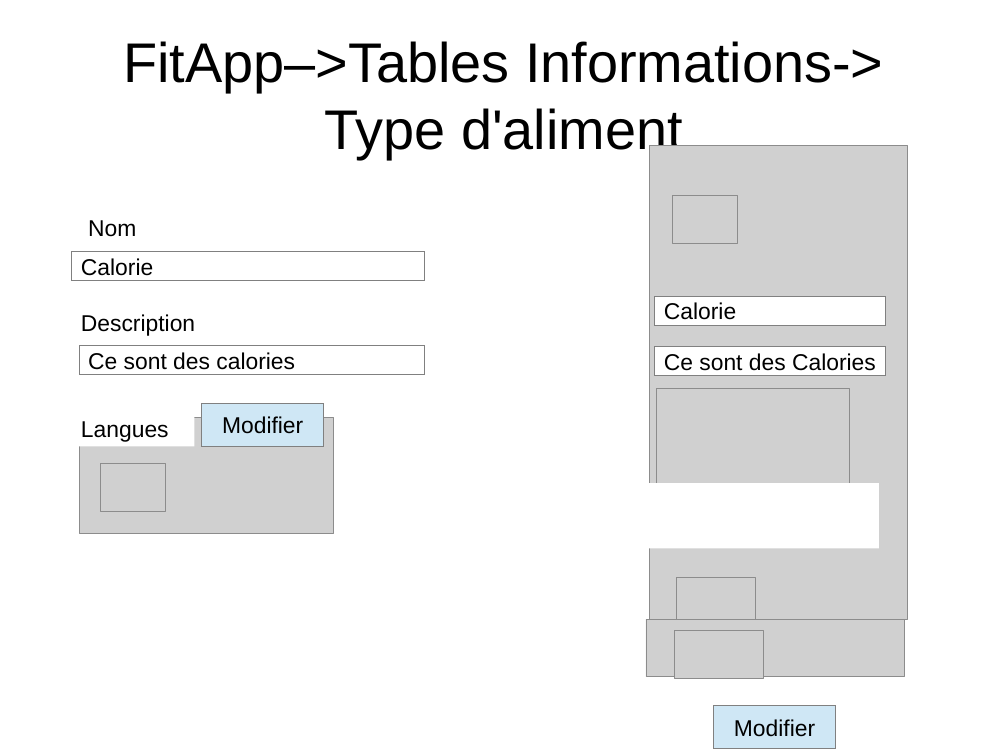
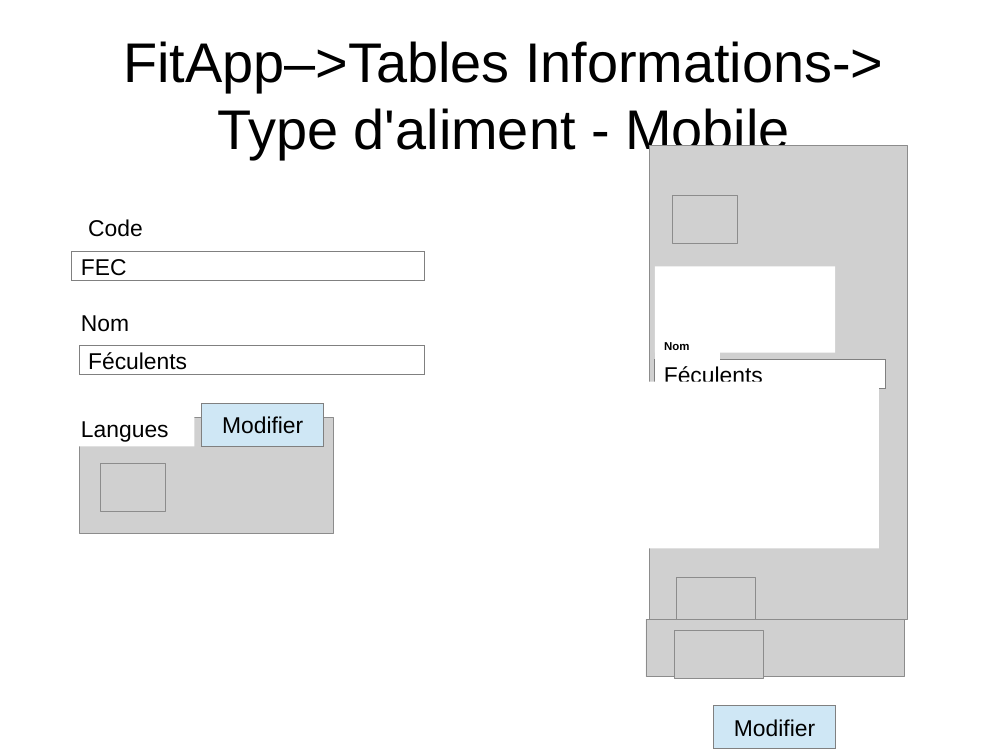
Before and after one commit to NicolasGavard/WebVysionSportV2, a slide deck: slide 8 of Documentations/FitApp - Table Informations v1.02.odp (slide 7 before the commit). Drawn at 1008x756 pixels with LibreOffice and Linux fonts; fonts in the diff are those of the drawing; grey boxes stand for pictures. Boxes give left, top, right and bottom in pixels: in the first picture for what was removed or moved away, otherwise in the second. Text is boxed around its words. In the diff, an @@ line names an element or a change of style, - is before the commit and + after.

Commit message:
Doc Table Codes

```diff
--- a/Documentations/FitApp - Table Informations v1.02.odp
+++ b/Documentations/FitApp - Table Informations v1.02.odp
@@ title at (123, 41, 883, 159): text changed @@
-FitApp–>Tables Informations->
-Type d'aliment
+FitApp–>Tables Informations->
+Type d'aliment - Mobile
@@ text added at (88, 219, 143, 237), 18 pt, text #000000 @@
+Code
@@ text in rectangle at (81, 259, 127, 281): text changed @@
-Calorie
+FEC
@@ rectangle added at (655, 266, 835, 352), fill #FFFFFF @@
@@ rectangle removed at (655, 296, 885, 325) @@
-Calorie
@@ text "Nom": place and size @@
-text "Nom" at (88, 220, 136, 237)
+text "Nom" at (81, 315, 129, 332)
@@ text removed at (81, 314, 195, 336) @@
-Description
@@ text in rectangle at (88, 352, 187, 370): text changed @@
-Ce sont des calories
+Féculents
@@ rectangle removed at (655, 347, 885, 375) @@
-Ce sont des Calories
@@ text added at (664, 342, 689, 350), 9 pt, text #000000, bold @@
+Nom
@@ rectangle: place and size @@
-rectangle at (649, 483, 879, 548)
+rectangle at (649, 381, 879, 548)
@@ rectangle added at (655, 360, 885, 389), fill #FFFFFF, outline #808080 0 pt, 18 pt, text #000000 @@
+Féculents
@@ picture removed at (657, 389, 850, 484) @@
```
Also in this commit, not shown: 6 other slides changed, 3 slides added.
